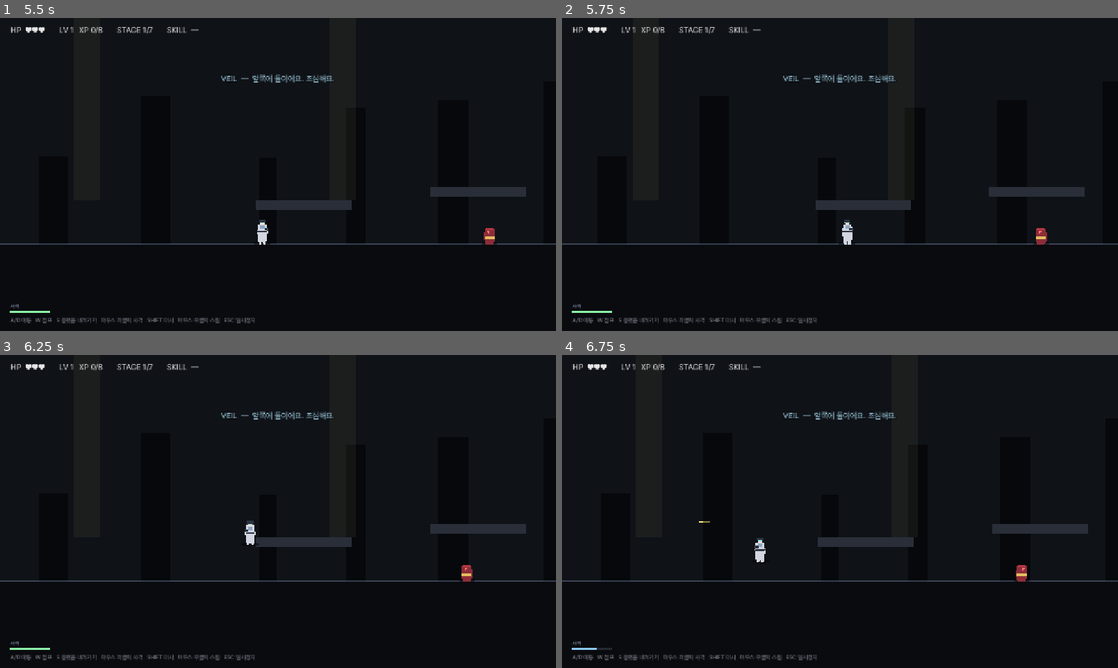
Above: before the commit, frames 1-4 (two rows, left to right).
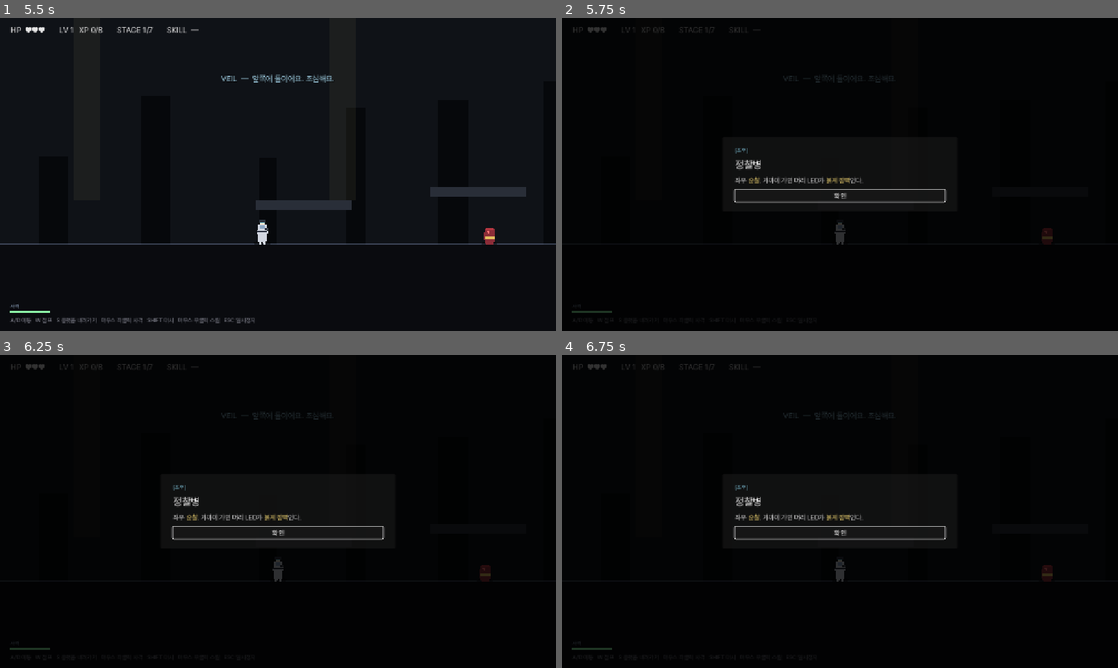
Above: after the commit, the same moments.

Repository: soomin007/EyesOnYou
Game: Godot game, scene res://scenes/stage.tscn
Two runs of this game, one before a commit and one after it. Both use one fixed random seed, a clock stepped at 60 frames per second and the inputs below. This scene is started directly instead of the project's main scene.
Inputs (mouse positions are in pixels of both pictures, inside the frame that each line leads up to):
- Up to frame 1 (5.5 s): tap Enter at 0.5 s; move the mouse to (400, 158) at 0.52 s; hold J (attack) 0.53-1.28 s; hold D (move_right) 0.53-2.03 s; click (400, 158) at 0.67 s; tap W (jump) at 0.77, 1.52, 3.02, 3.77, 4.52 s; move the mouse to (166, 190) at 1.27 s; tap Shift (dash) at 1.35, 4.35 s; move the mouse to (333, 105) at 2.02 s; hold A (move_left) 2.03-2.78 s; tap Space at 2.1, 5.1 s; move the mouse to (250, 237) at 2.77 s; hold D (move_right) 2.78-4.28 s; tap K at 2.85 s; click (250, 237) at 2.92 s; move the mouse to (444, 221) at 3.52 s; hold J (attack) 3.53-4.28 s; move the mouse to (111, 127) at 4.27 s; hold A (move_left) 4.28-5.03 s; move the mouse to (305, 174) at 5.02 s; hold D (move_right) from 5.03 s (still down); click (305, 174) at 5.17 s
- Up to frame 2 (5.75 s): keep holding D (move_right)
- Up to frame 3 (6.25 s): move the mouse to (194, 433) at 5.77 s; release D (move_right) at 5.78 s; hold A (move_left) from 5.78 s (still down); tap K at 5.85 s; tap W (jump) at 6.02 s
- Up to frame 4 (6.75 s): keep holding A (move_left); move the mouse to (962, 495) at 6.52 s; hold J (attack) from 6.53 s (still down)

Frame 1 is identical in both runs. In frame 2, 4.0% of the frame differs, in the area x 0-100%, y 0-98%; in frame 3, 3.5%; in frame 4, 3.5%.
Error before the commit: Parse Error: Not all code paths return a value. (res://scripts/BestiaryOverlay.gd:12)

Commit message:
fix(bestiary): show_card 함수 구조 복원 — host.add_child/return이 _highlight_keywords 끝에 잘못 들어가 있어 파서가 unexpected identifier로 터짐
- return result 뒤의 dead 코드(host.add_child(layer)/return layer)를 show_card 본문 끝(btn.grab_focus 다음)으로 이동
- show_card는 이제 layer를 정상 반환, _highlight_keywords는 String만 반환

Co-Authored-By: Claude Opus 4.7 (1M context) <noreply@anthropic.com>

Diff:
--- a/scripts/BestiaryOverlay.gd
+++ b/scripts/BestiaryOverlay.gd
@@ -80,6 +80,9 @@
 	v.add_child(btn)
 	btn.grab_focus.call_deferred()
 
+	host.add_child(layer)
+	return layer
+
 # 행동 단서 단어를 노란색으로 강조 — 정보를 글로 풀지 않고 시선만 유도.
 static func _highlight_keywords(text: String) -> String:
 	var keywords: Array = [
@@ -92,9 +95,6 @@
 		result = result.replace(word, "[color=#f5d873]%s[/color]" % word)
 	return result
 
-	host.add_child(layer)
-	return layer
-
 static func _close(layer: CanvasLayer) -> void:
 	_active = false
 	if not is_instance_valid(layer):
